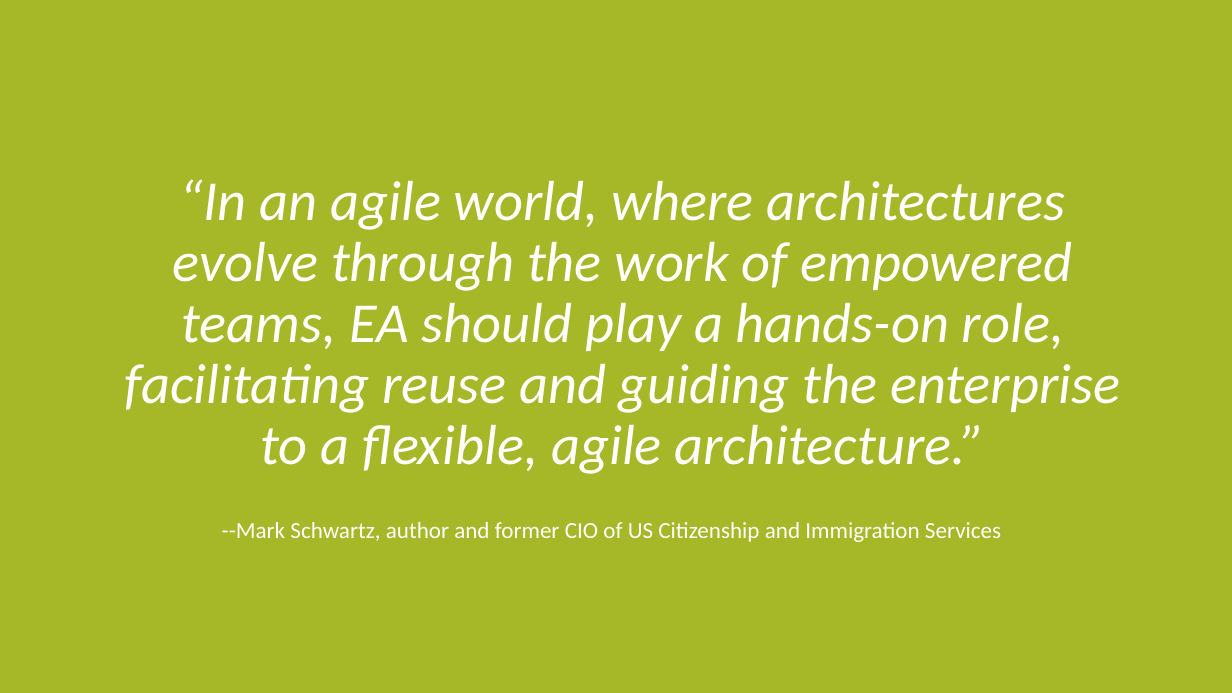
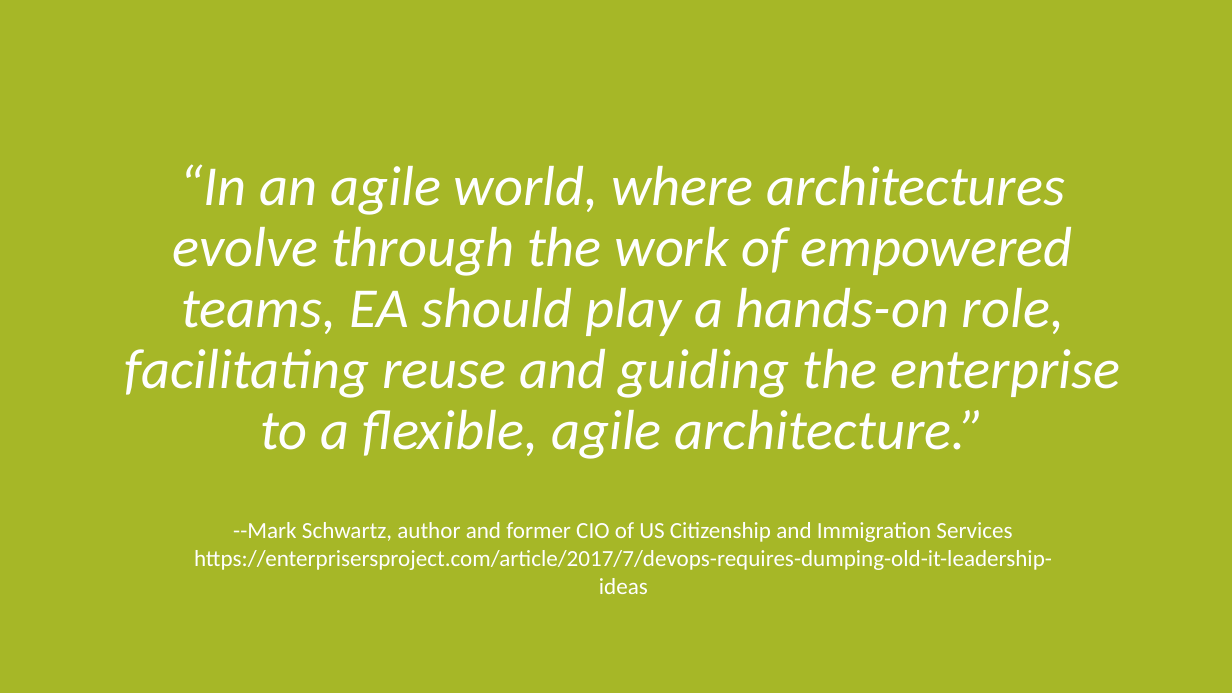
Before and after one commit to davidaayers/ea-talk, a slide deck: slide 91 of ea_in_a_devops_time.pptx. Drawn at 1232x693 pixels with LibreOffice and Linux fonts; fonts in the diff are those of the drawing. Boxes give left, top, right and bottom in pixels: in the first picture for what was removed or moved away, otherwise in the second. Text is boxed around its words. In the diff, an @@ line names an element or a change of style, - is before the commit and + after.

```diff
--- a/ea_in_a_devops_time.pptx
+++ b/ea_in_a_devops_time.pptx
@@ title "“In an agile world, where ...": place and size @@
-title "“In an agile world, where ..." at bbox=[125, 179, 1120, 474]
+title "“In an agile world, where ..." at bbox=[125, 164, 1120, 459]
@@ text "--Mark Schwartz, author and former ...": place and size @@
-text "--Mark Schwartz, author and former ..." at bbox=[222, 522, 1001, 542]
+text "--Mark Schwartz, author and former ..." at bbox=[194, 522, 1052, 570]
@@ text at bbox=[233, 522, 1012, 542]: alignment left to centre @@
@@ text at bbox=[194, 550, 1052, 570]: paragraph added @@
+https://enterprisersproject.com/article/2017/7/devops-requires-dumping-old-it-leadership-ideas
```
Also in this commit, not shown: 2 other slides changed, 1 other file.
